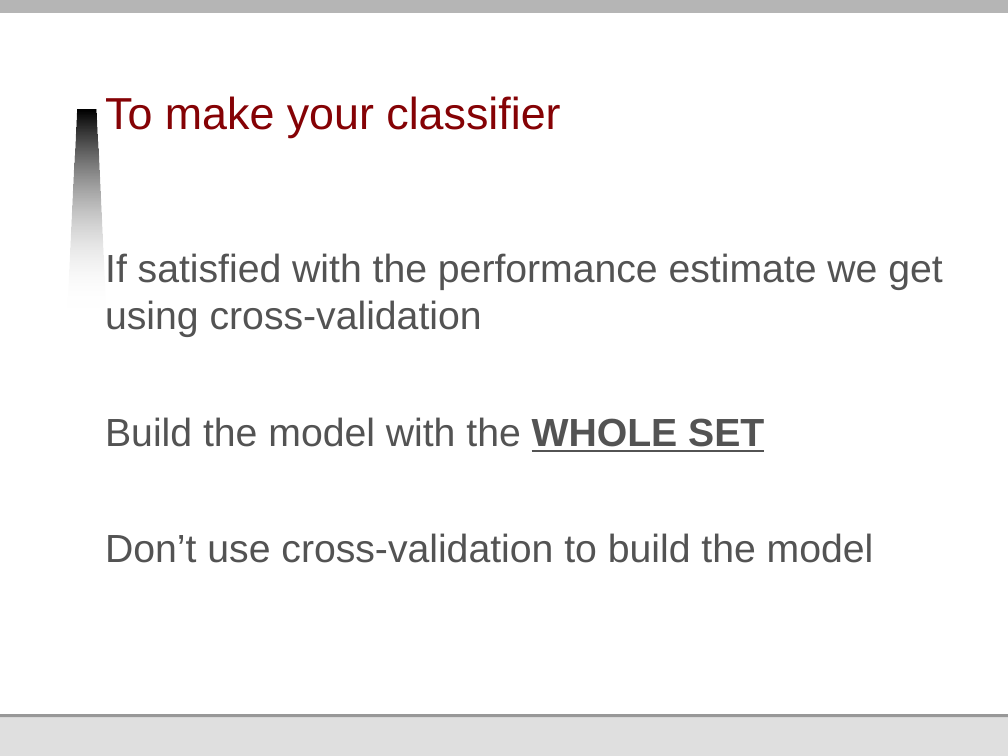
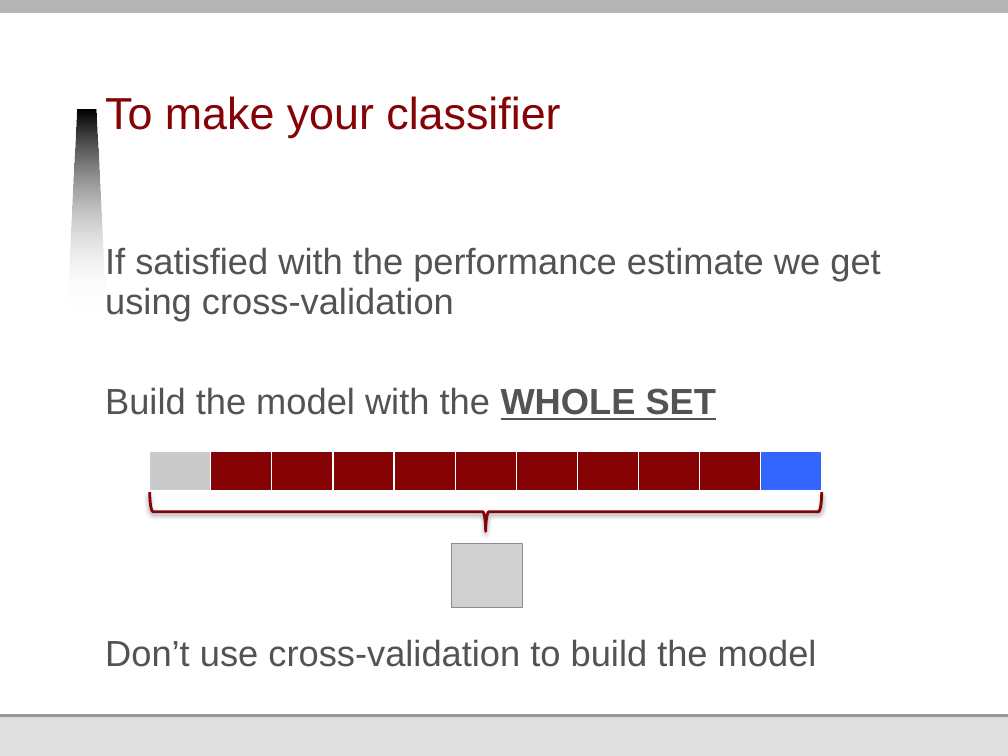
Before and after one commit to jmankoff/data, a slide deck: slide 71 of Lectures/12 Machine Learning I Training and Testing.pptx (slide 75 before the commit). Drawn at 1008x756 pixels with LibreOffice and Linux fonts; fonts in the diff are those of the drawing; grey boxes stand for pictures; background and template pictures are left out. Boxes give left, top, right and bottom in pixels: in the first picture for what was removed or moved away, otherwise in the second. Text is boxed around its words. In the diff, an @@ line names an element or a change of style, - is before the commit and + after.

```diff
--- a/Lectures/12 Machine Learning I Training and Testing.pptx
+++ b/Lectures/12 Machine Learning I Training and Testing.pptx
@@ text "If satisfied with the performance ..." at [105, 247, 880, 667]: size 28 to 25.9 pt; line spacing 1 to 0.9 @@
@@ table added at [150, 452, 827, 493], 1 rows, 11 columns @@
+ |  |  |  |  |  |  |  |  |  | 
@@ left brace added at [149, 492, 822, 531], outline #850205 2 pt @@
@@ picture added at [452, 544, 522, 608] @@
```
Also in this commit, not shown: 9 other slides changed, 3 slides added, 7 slides removed, 4 other files.
